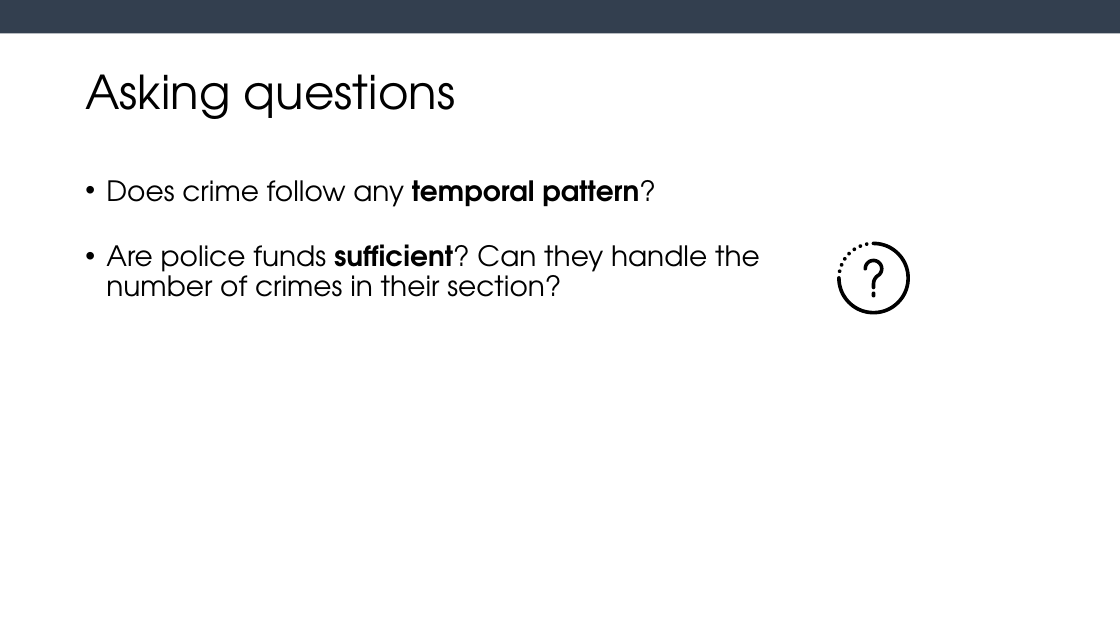
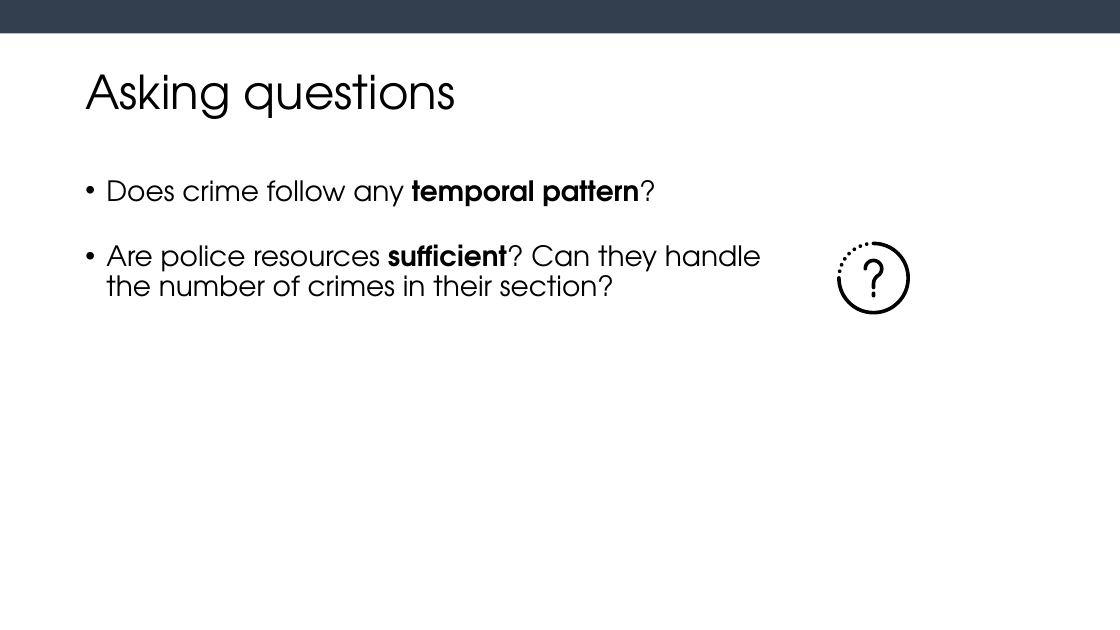
Before and after one commit to Vasco27/chicago_crimes_VD_1920, a slide deck: slide 4 of Criminality in Chicago_FOR_TOMORROW.pptx. Drawn at 1120x630 pixels with LibreOffice and Linux fonts; fonts in the diff are those of the drawing. Boxes give left, top, right and bottom in pixels: in the first picture for what was removed or moved away, otherwise in the second. Text is boxed around its words. In the diff, an @@ line names an element or a change of style, - is before the commit and + after.

```diff
--- a/Criminality in Chicago_FOR_TOMORROW.pptx
+++ b/Criminality in Chicago_FOR_TOMORROW.pptx
@@ text at <box>106,244,761,297</box>: text changed @@
-• Are police funds sufficient? Can they handle the number of crimes in their section?
+• Are police resources sufficient? Can they handle the number of crimes in their section?
```
Also in this commit, not shown: 3 other slides changed, 1 slide added, 7 other files.
